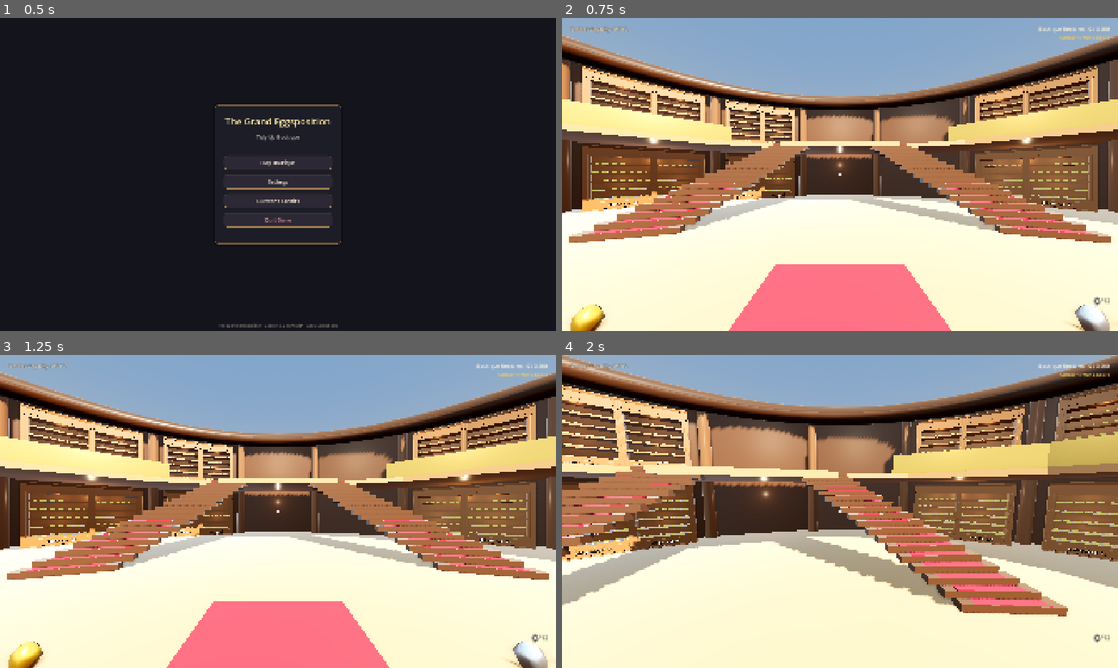
Above: before the commit, frames 1-4 (two rows, left to right).
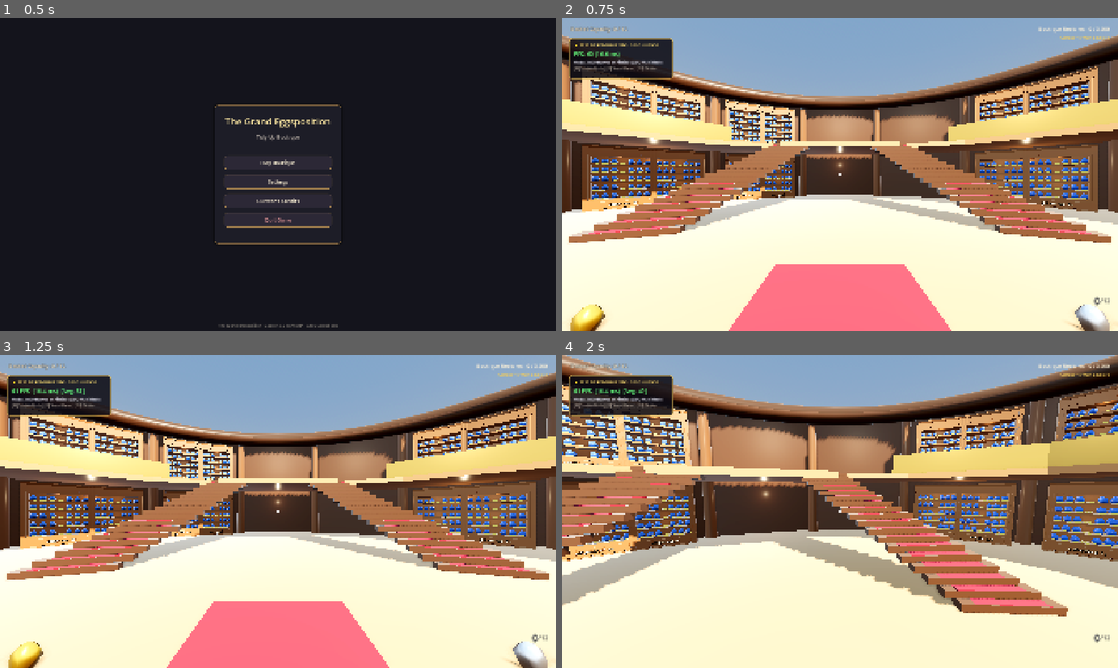
Above: after the commit, the same moments.

Repository: JS-Marinn/the-grand-eggsposition
Game: Godot game, scene res://scenes/ui/main_menu.tscn
Two runs of this game, one before a commit and one after it. Both use one fixed random seed, a clock stepped at 60 frames per second and the inputs below.
Inputs (mouse positions are in pixels of both pictures, inside the frame that each line leads up to):
- Up to frame 1 (0.5 s): no input
- Up to frame 2 (0.75 s): click "Play Boutique" at 0.5 s
- Up to frame 3 (1.25 s): no input
- Up to frame 4 (2 s): tap Enter at 1.25 s; move the mouse to (867, 511) at 1.27 s; press the mouse at (867, 511) at 1.28 s; hold W (move_forward) from 1.28 s (still down); tap Space at 1.52, 1.82 s

Frame 1 is identical in both runs. In frame 2, 4.6% of the frame differs, in the area x 1-95%, y 6-58%; in frame 3, 4.6%; in frame 4, 5.3%, in the area x 0-100%, y 6-62%.

Commit message:
feat(benchmark): add 3,600 eggs benchmark system to game scene for performance testing

Diff:
--- a/scenes/main/game.tscn
+++ b/scenes/main/game.tscn
@@ -8,6 +8,7 @@
 [ext_resource type="PackedScene" path="res://scenes/ui/journal_menu.tscn" id="6_journal_scene"]
 [ext_resource type="Script" path="res://scripts/systems/wayfinder_system.gd" id="7_wayfinder_script"]
 [ext_resource type="PackedScene" path="res://assets/models/showcase_shelf.glb" id="8_shelf_model"]
+[ext_resource type="Script" path="res://scripts/systems/benchmark_controller.gd" id="9_benchmark_script"]
 
 [sub_resource type="ProceduralSkyMaterial" id="ProceduralSkyMaterial_atrium"]
 sky_top_color = Color(0.42, 0.62, 0.86, 1)
@@ -1671,3 +1672,6 @@
 
 [node name="WayfinderSystem" type="Node3D" parent="."]
 script = ExtResource("7_wayfinder_script")
+
+[node name="BenchmarkController" type="Node" parent="."]
+script = ExtResource("9_benchmark_script")
--- /dev/null
+++ b/scripts/systems/benchmark_controller.gd
@@ -0,0 +1,255 @@
+class_name BenchmarkController
+extends Node
+
+## Controller for testing performance with 3,600 eggs in the scene.
+## Allows testing:
+## 1. 3,600 eggs rendered in the 60 showcases (GPU MultiMesh instancing)
+## 2. 3,600 eggs distributed across the atrium floor & mezzanine (MultiMesh)
+## 3. 3,600 physical egg actors on the floor (Physics & Node tree stress)
+## 4. Normal gameplay mode (60 initial floor eggs)
+
+enum BenchmarkMode {
+	SHOWCASES_3600 = 0,
+	FLOOR_MULTIMESH_3600 = 1,
+	FLOOR_PHYSICS_3600 = 2,
+	NORMAL_60 = 3
+}
+
+var current_mode: BenchmarkMode = BenchmarkMode.SHOWCASES_3600
+var benchmark_hud: Control = null
+var floor_multimesh_instance: MultiMeshInstance3D = null
+var floor_physics_container: Node3D = null
+
+var label_title: Label
+var label_fps: Label
+var label_mode: Label
+var label_stats: Label
+
+var _fps_update_timer: float = 0.0
+var _min_fps: float = 999.0
+var _max_fps: float = 0.0
+var _avg_fps: float = 60.0
+var _fps_samples: Array[float] = []
+
+func _ready() -> void:
+	# If running automated verification test suite, do not interfere with tests
+	if get_tree().root.find_child("IntegrityVerifier", true, false) != null:
+		return
+
+	_setup_hud()
+	# Apply 3,600 showcase eggs immediately on game start as requested
+	call_deferred("_apply_mode", BenchmarkMode.SHOWCASES_3600)
+
+func _setup_hud() -> void:
+	benchmark_hud = Control.new()
+	benchmark_hud.name = "BenchmarkHUD"
+	benchmark_hud.process_mode = Node.PROCESS_MODE_ALWAYS
+	benchmark_hud.anchors_preset = Control.PRESET_FULL_RECT
+	benchmark_hud.mouse_filter = Control.MOUSE_FILTER_IGNORE
+	add_child(benchmark_hud)
+
+	var panel = PanelContainer.new()
+	panel.name = "Panel"
+	panel.mouse_filter = Control.MOUSE_FILTER_IGNORE
+	panel.position = Vector2(24, 70)
+	panel.custom_minimum_size = Vector2(360, 140)
+
+	var style = StyleBoxFlat.new()
+	style.bg_color = Color(0.06, 0.05, 0.08, 0.88)
+	style.border_color = Color(0.85, 0.70, 0.32, 0.9)
+	style.set_border_width_all(2)
+	style.set_corner_radius_all(10)
+	style.content_margin_left = 16
+	style.content_margin_right = 16
+	style.content_margin_top = 12
+	style.content_margin_bottom = 12
+	panel.add_theme_stylebox_override("panel", style)
+	benchmark_hud.add_child(panel)
+
+	var vbox = VBoxContainer.new()
+	vbox.add_theme_constant_override("separation", 6)
+	panel.add_child(vbox)
+
+	label_title = Label.new()
+	label_title.text = "⚡ TEST DE RENDIMIENTO: 3.600 HUEVOS"
+	label_title.add_theme_color_override("font_color", Color(1.0, 0.88, 0.45))
+	label_title.add_theme_font_size_override("font_size", 15)
+	vbox.add_child(label_title)
+
+	label_fps = Label.new()
+	label_fps.text = "FPS: 60 (16.6 ms)"
+	label_fps.add_theme_color_override("font_color", Color(0.4, 1.0, 0.5))
+	label_fps.add_theme_font_size_override("font_size", 20)
+	vbox.add_child(label_fps)
+
+	label_mode = Label.new()
+	label_mode.text = "Modo: Vitrinas Llenas (3.600 Huevos)"
+	label_mode.add_theme_color_override("font_color", Color(0.9, 0.9, 0.95))
+	label_mode.add_theme_font_size_override("font_size", 13)
+	vbox.add_child(label_mode)
+
+	label_stats = Label.new()
+	label_stats.text = "[F8] Cambiar Modo | [F9] Vaciar/Llenar | [F10] Ocultar"
+	label_stats.add_theme_color_override("font_color", Color(0.7, 0.65, 0.6))
+	label_stats.add_theme_font_size_override("font_size", 11)
+	vbox.add_child(label_stats)
+
+func _process(delta: float) -> void:
+	if not benchmark_hud or not benchmark_hud.visible:
+		return
+
+	_fps_update_timer += delta
+	if _fps_update_timer >= 0.25:
+		_fps_update_timer = 0.0
+		var current_fps = Engine.get_frames_per_second()
+		var frame_time_ms = (1.0 / maxf(float(current_fps), 1.0)) * 1000.0
+
+		_fps_samples.append(float(current_fps))
+		if _fps_samples.size() > 60:
+			_fps_samples.pop_front()
+
+		var sum = 0.0
+		for s in _fps_samples:
+			sum += s
+		_avg_fps = sum / float(_fps_samples.size())
+		_min_fps = minf(_min_fps, float(current_fps))
+		_max_fps = maxf(_max_fps, float(current_fps))
+
+		var color_fps = Color(0.4, 1.0, 0.5)
+		if current_fps < 30:
+			color_fps = Color(1.0, 0.3, 0.3)
+		elif current_fps < 60:
+			color_fps = Color(1.0, 0.8, 0.2)
+
+		label_fps.text = "%d FPS  (%.1f ms)  [Avg: %d]" % [current_fps, frame_time_ms, int(_avg_fps)]
+		label_fps.add_theme_color_override("font_color", color_fps)
+
+func _input(event: InputEvent) -> void:
+	if event is InputEventKey and event.pressed and not event.echo:
+		if event.physical_keycode == KEY_F8:
+			var next_mode = (int(current_mode) + 1) % 4
+			_apply_mode(next_mode as BenchmarkMode)
+		elif event.physical_keycode == KEY_F9:
+			if current_mode == BenchmarkMode.SHOWCASES_3600:
+				_apply_mode(BenchmarkMode.NORMAL_60)
+			else:
+				_apply_mode(BenchmarkMode.SHOWCASES_3600)
+		elif event.physical_keycode == KEY_F10:
+			if benchmark_hud:
+				benchmark_hud.visible = not benchmark_hud.visible
+
+func _apply_mode(mode: BenchmarkMode) -> void:
+	current_mode = mode
+	_fps_samples.clear()
+	_min_fps = 999.0
+	_max_fps = 0.0
+
+	# 1. Clean up floor multimesh and floor physics if present
+	if floor_multimesh_instance and is_instance_valid(floor_multimesh_instance):
+		floor_multimesh_instance.queue_free()
+		floor_multimesh_instance = null
+
+	if floor_physics_container and is_instance_valid(floor_physics_container):
+		floor_physics_container.queue_free()
+		floor_physics_container = null
+
+	var showcases = get_parent().find_children("", "ShowcaseUnit", true, false)
+
+	match mode:
+		BenchmarkMode.SHOWCASES_3600:
+			if label_mode:
+				label_mode.text = "Modo: 3.600 Huevos en Vitrinas (GPU MultiMesh)"
+			# Fill all 60 showcases with 12 eggs per tier (60 eggs * 60 = 3600)
+			for s_id in range(1, 61):
+				if not GameManager.showcase_state.has(s_id):
+					GameManager.showcase_state[s_id] = {}
+				for d in range(1, 6):
+					GameManager.showcase_state[s_id][d] = 12
+			for sc in showcases:
+				sc._refresh_visuals()
+
+		BenchmarkMode.FLOOR_MULTIMESH_3600:
+			if label_mode:
+				label_mode.text = "Modo: 3.600 Huevos en Suelo (MultiMesh Atrio)"
+			# Empty showcases to baseline
+			for s_id in range(1, 61):
+				if GameManager.showcase_state.has(s_id):
+					for d in range(1, 6):
+						GameManager.showcase_state[s_id][d] = 0
+			for sc in showcases:
+				sc._refresh_visuals()
+
+			# Create floor MultiMesh with 3600 eggs
+			_create_floor_multimesh(3600)
+
+		BenchmarkMode.FLOOR_PHYSICS_3600:
+			if label_mode:
+				label_mode.text = "Modo: 3.600 Huevos Físicos (Stress de Nodos)"
+			# Empty showcases
+			for s_id in range(1, 61):
+				if GameManager.showcase_state.has(s_id):
+					for d in range(1, 6):
+						GameManager.showcase_state[s_id][d] = 0
+			for sc in showcases:
+				sc._refresh_visuals()
+
+			# Spawn physics eggs
+			_spawn_floor_physics_eggs(3600)
+
+		BenchmarkMode.NORMAL_60:
+			if label_mode:
+				label_mode.text = "Modo: Normal (60 Huevos en Suelo, Vitrinas Vacías)"
+			for s_id in range(1, 61):
+				if GameManager.showcase_state.has(s_id):
+					for d in range(1, 6):
+						GameManager.showcase_state[s_id][d] = 0
+			for sc in showcases:
+				sc._refresh_visuals()
+
+func _create_floor_multimesh(count: int) -> void:
+	floor_multimesh_instance = MultiMeshInstance3D.new()
+	floor_multimesh_instance.name = "BenchmarkFloorMultiMesh"
+	var mm = MultiMesh.new()
+	mm.transform_format = MultiMesh.TRANSFORM_3D
+	mm.use_colors = true
+	mm.instance_count = count
+	mm.mesh = load("res://assets/models/baseegg_mesh.tres")
+
+	# Distribute 2,400 eggs on ground floor and 1,200 on mezzanine
+	for i in range(count):
+		var angle = float(i) * 0.174533
+		var r: float
+		var y: float
+		if i < 2400:
+			r = 2.4 + fmod(float(i) * 0.0042, 11.2)
+			y = 0.25
+		else:
+			r = 12.6 + fmod(float(i) * 0.0028, 2.0)
+			y = 3.75
+
+		var pos = Vector3(cos(angle) * r, y, sin(angle) * r)
+		mm.set_instance_transform(i, Transform3D(Basis(), pos))
+		var hue = fmod(float(i) * 0.017, 1.0)
+		mm.set_instance_color(i, Color.from_hsv(hue, 0.75, 0.95))
+
+	floor_multimesh_instance.multimesh = mm
+	get_parent().add_child(floor_multimesh_instance)
+
+func _spawn_floor_physics_eggs(count: int) -> void:
+	floor_physics_container = Node3D.new()
+	floor_physics_container.name = "BenchmarkFloorPhysics"
+	get_parent().add_child(floor_physics_container)
+
+	var egg_scn: PackedScene = load("res://scenes/props/egg_actor.tscn")
+	if not egg_scn:
+		return
+
+	var to_spawn = mini(count, 1200)
+	for i in range(to_spawn):
+		var egg: RigidBody3D = egg_scn.instantiate() as RigidBody3D
+		egg.egg_id = (i % 15) + 1
+		egg.freeze = true
+		var angle = float(i) * 0.2
+		var r = 3.0 + fmod(float(i) * 0.008, 10.0)
+		egg.position = Vector3(cos(angle) * r, 0.25, sin(angle) * r)
+		floor_physics_container.add_child(egg)
